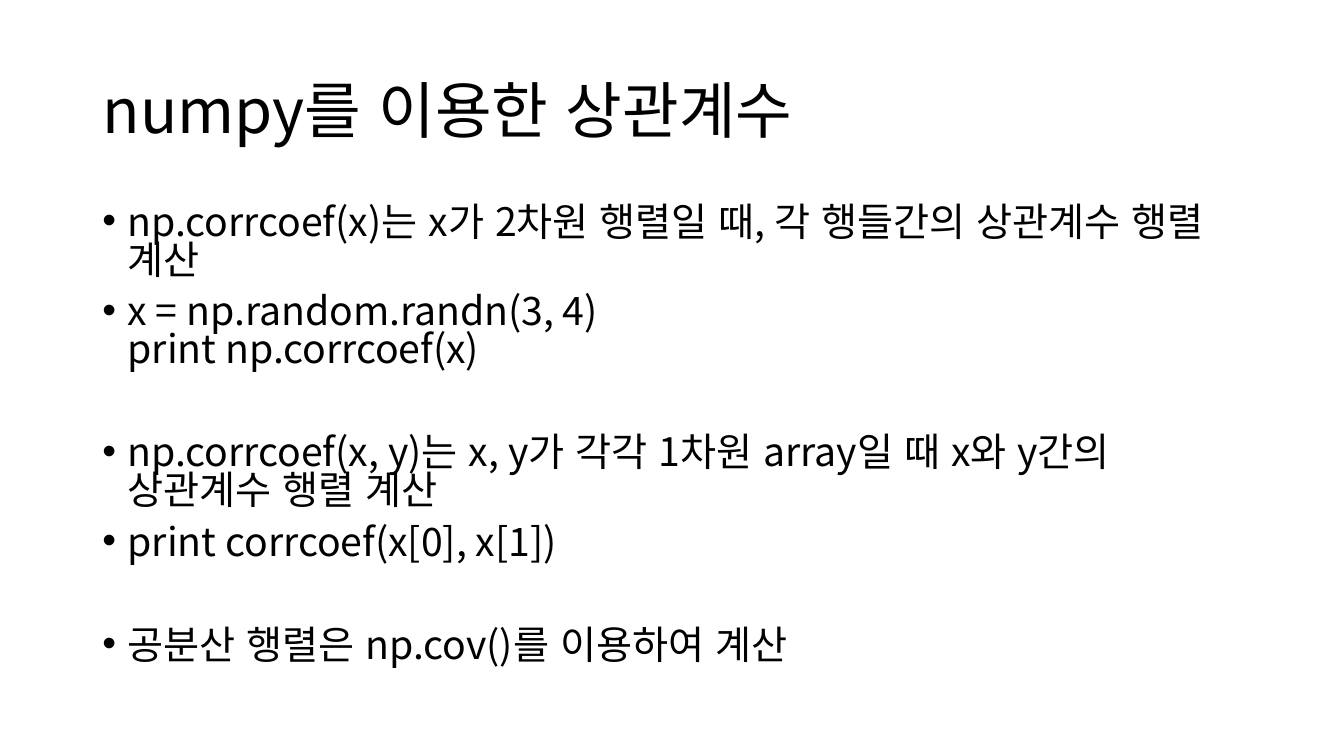
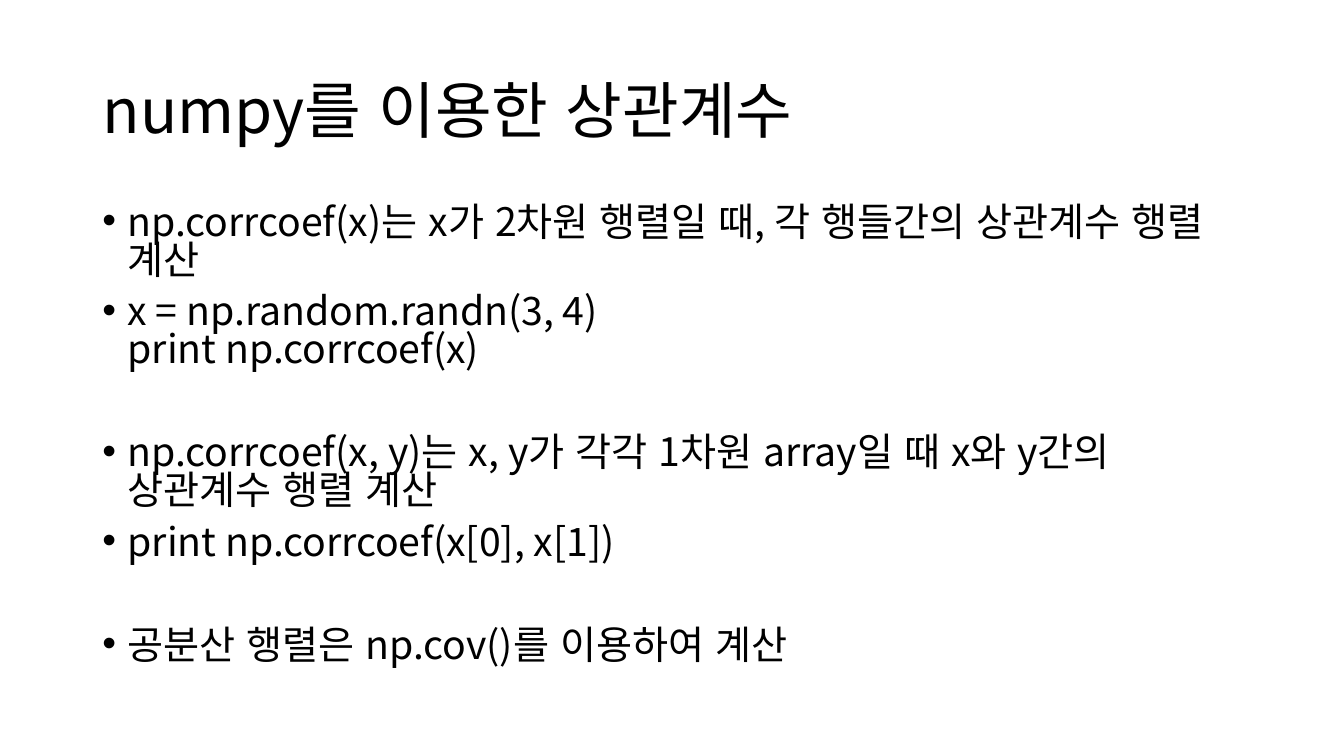
Before and after one commit to ksublee/SPuP, a slide deck: slide 18 of ppt/Python_8_Statistics.pptx. Drawn at 1344x756 pixels with LibreOffice and Linux fonts; fonts in the diff are those of the drawing. Boxes give left, top, right and bottom in pixels: in the first picture for what was removed or moved away, otherwise in the second. Text is boxed around its words. In the diff, an @@ line names an element or a change of style, - is before the commit and + after.

```diff
--- a/ppt/Python_8_Statistics.pptx
+++ b/ppt/Python_8_Statistics.pptx
@@ text at (128, 524, 615, 565): text changed @@
-• print corrcoef(x[0], x[1])
+• print np.corrcoef(x[0], x[1])
```
Also in this commit, not shown: 1 other slide changed, 1 other file.
